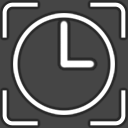
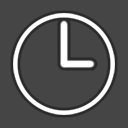
Layered file, before and after one edit (w=128, h=128). Changes by layer:
hid "Rectangle 1" over [2, 2, 126, 126]
